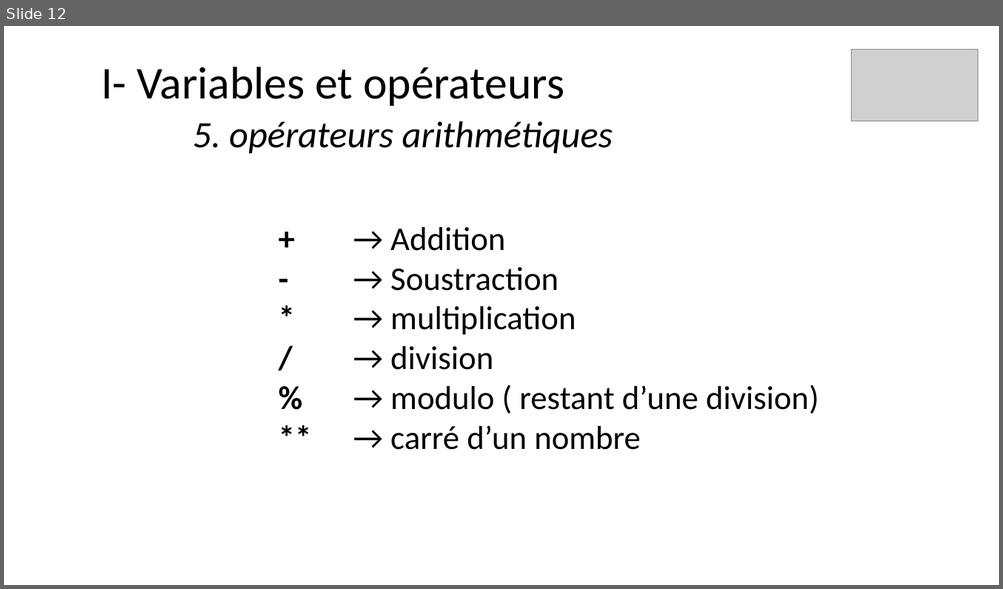
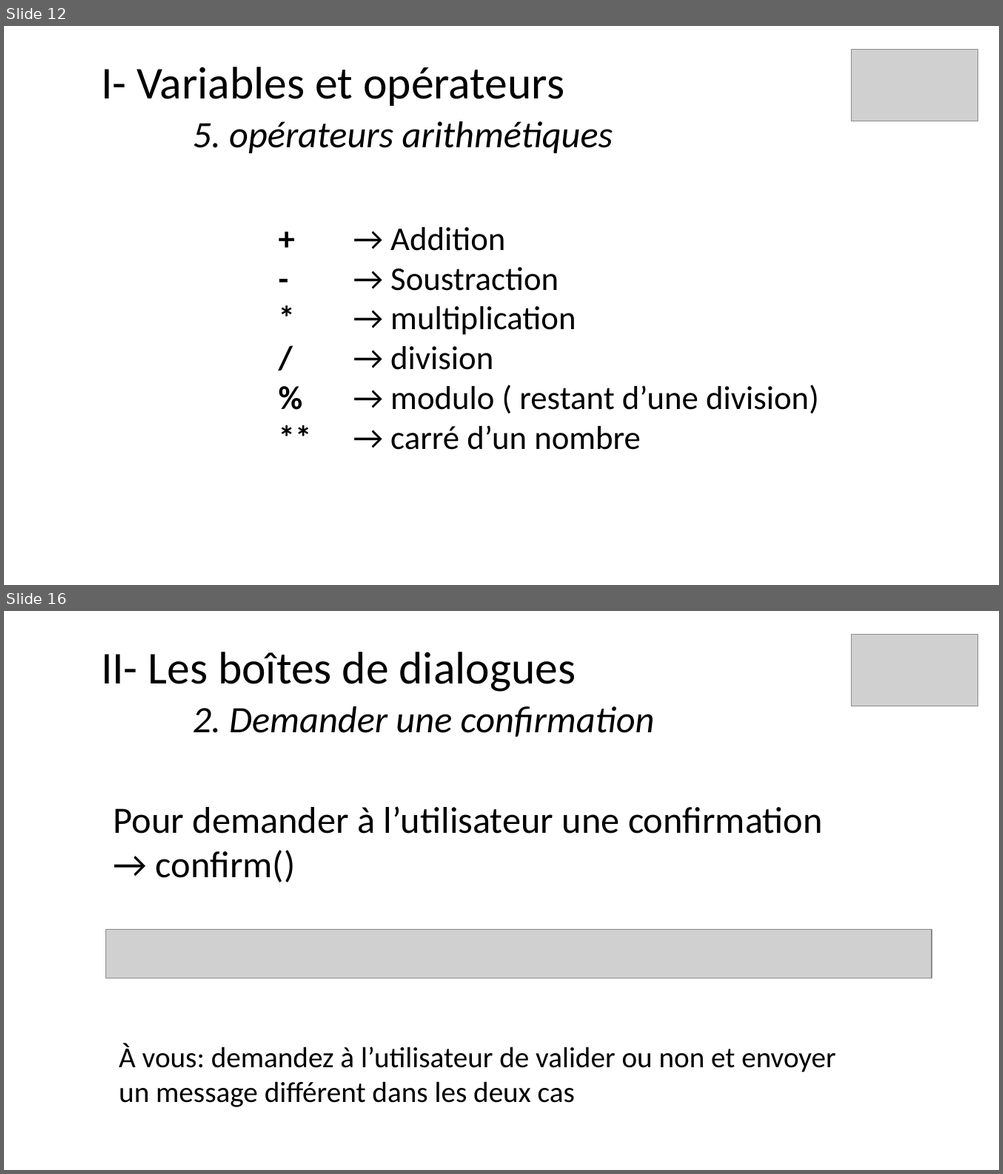
Before and after one commit to ArMb57/JavaScript, a slide deck: cours.pptx. Shown one above the other, each under a label of ours: slide 12 before the commit, slides 12 and 16 after it; the slides between them are not shown. The pictures are 1003x589 and 1003x1174 pixels, drawn with LibreOffice and Linux fonts; fonts in the diff are those of the drawing; grey boxes stand for pictures. Boxes give left, top, right and bottom in pixels: in the first picture for what was removed or moved away, otherwise in the second. Text is boxed around its words. In the diff, an @@ line names an element or a change of style, - is before the commit and + after.

```diff
--- a/cours.pptx
+++ b/cours.pptx
@@ slide 16 added at [4, 611, 999, 1170], background #FFFFFF @@
@@ title added at [101, 652, 654, 737], 36 pt, text #000000, italic @@
+II- Les boîtes de dialogues
+2. Demander une confirmation
@@ picture added at [851, 634, 978, 706] @@
@@ text added at [114, 806, 822, 883], 36 pt, text #000000 @@
+Pour demander à l’utilisateur une confirmation
+→ confirm()
@@ picture added at [106, 931, 931, 979] @@
@@ text added at [119, 1043, 835, 1108], 28 pt, text #000000 @@
+À vous: demandez à l’utilisateur de valider ou non et envoyer un message différent dans les deux cas
```
Also in this commit, not shown: 15 other slides added, 8 other files.
